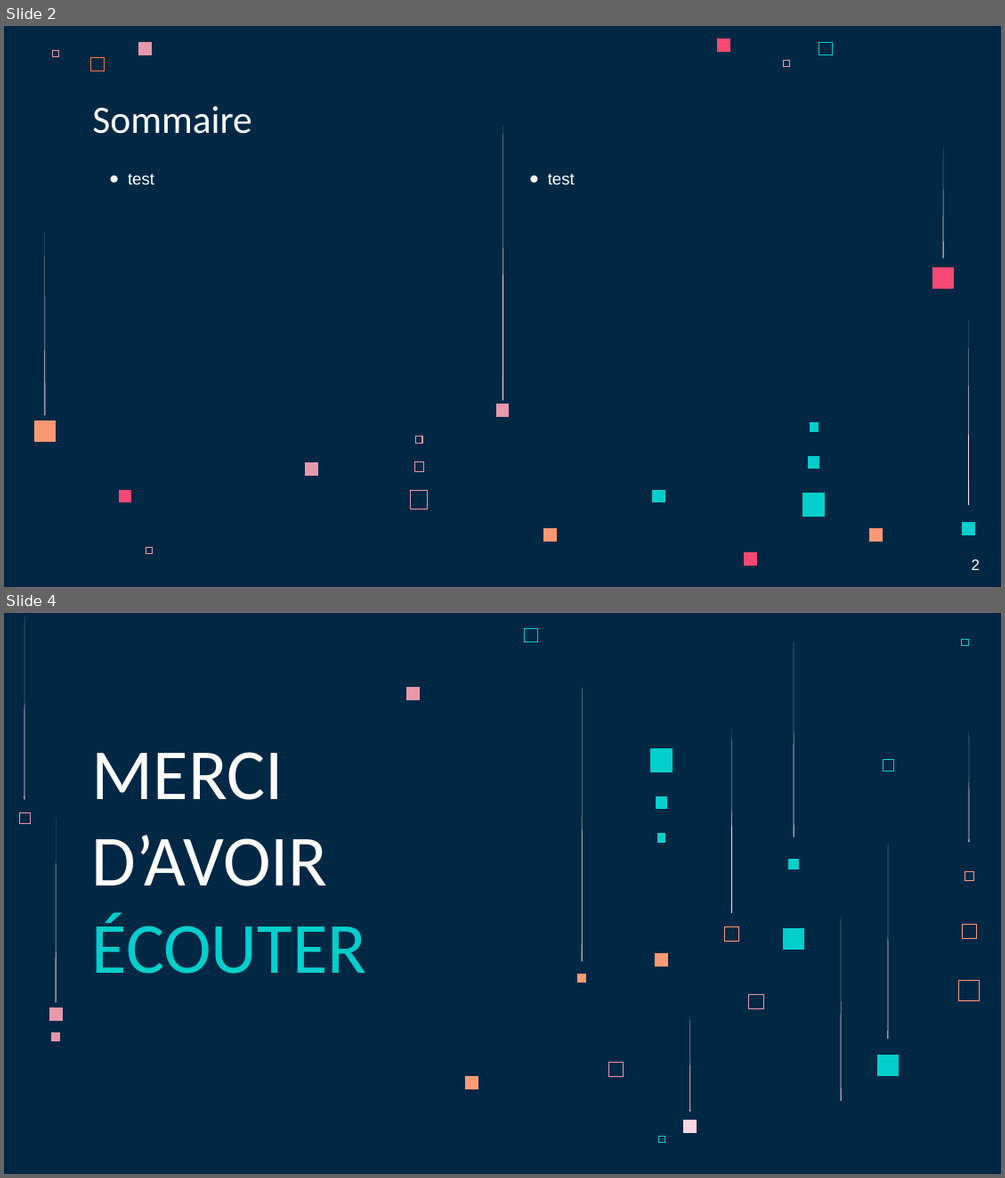
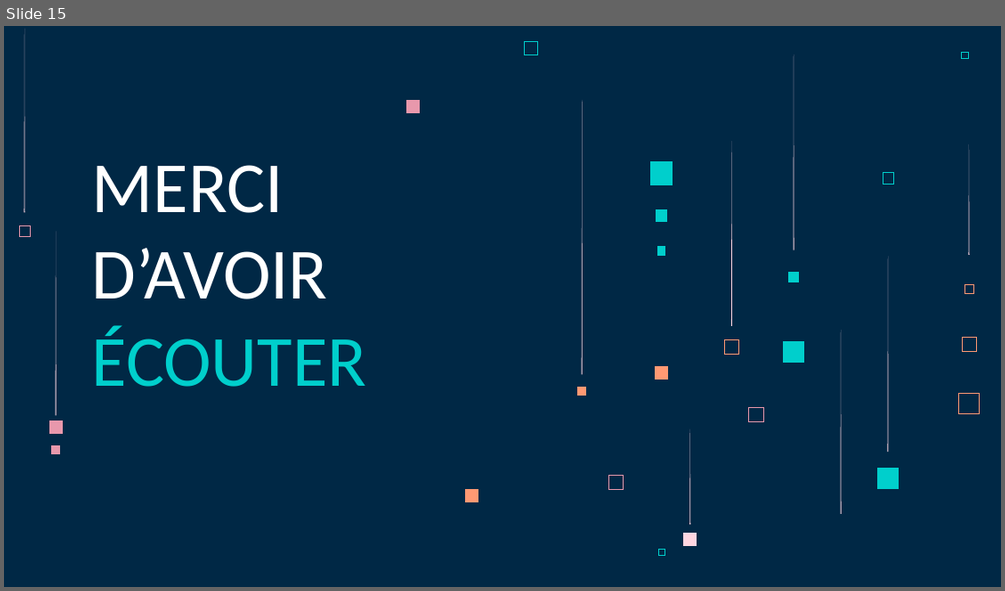
Before and after one commit to LoicSERRE/Projet-annuel-BUT3, a slide deck: Revue de projet/Diapo revue de projet.pptx. Shown one above the other, each under a label of ours: slides 2 and 4 before the commit, slide 15 after it; the slides between them are not shown. The pictures are 1005x1178 and 1005x591 pixels, drawn with LibreOffice and Linux fonts; fonts in the diff are those of the drawing. Boxes give left, top, right and bottom in pixels: in the first picture for what was removed or moved away, otherwise in the second. Text is boxed around its words. In the diff, an @@ line names an element or a change of style, - is before the commit and + after.

```diff
--- a/Revue de projet/Diapo revue de projet.pptx
+++ b/Revue de projet/Diapo revue de projet.pptx
@@ slide 2 removed at (4, 26, 1001, 587), background #002845 @@
@@ freeform shape removed at (52, 51, 57, 57) @@
@@ freeform shape removed at (138, 42, 152, 54) @@
@@ freeform shape removed at (717, 39, 729, 52) @@
@@ freeform shape removed at (818, 42, 832, 54) @@
@@ freeform shape removed at (90, 58, 104, 70) @@
@@ freeform shape removed at (783, 60, 788, 66) @@
@@ title removed at (92, 106, 251, 134) @@
-Sommaire
@@ freeform shape removed at (502, 126, 503, 401) @@
@@ freeform shape removed at (943, 148, 944, 258) @@
@@ text removed at (128, 174, 154, 184) @@
-● test
@@ text removed at (548, 174, 574, 184) @@
-● test
@@ freeform shape removed at (45, 232, 46, 416) @@
@@ freeform shape removed at (933, 267, 954, 289) @@
@@ freeform shape removed at (968, 321, 969, 506) @@
@@ freeform shape removed at (34, 421, 55, 442) @@
@@ freeform shape removed at (495, 403, 509, 417) @@
@@ freeform shape removed at (809, 422, 818, 432) @@
@@ freeform shape removed at (416, 435, 422, 443) @@
@@ freeform shape removed at (304, 463, 317, 475) @@
@@ freeform shape removed at (414, 461, 424, 472) @@
@@ freeform shape removed at (808, 456, 818, 468) @@
@@ freeform shape removed at (119, 490, 131, 502) @@
@@ freeform shape removed at (411, 491, 428, 509) @@
@@ freeform shape removed at (652, 490, 665, 502) @@
@@ freeform shape removed at (802, 492, 825, 516) @@
@@ freeform shape removed at (543, 528, 556, 541) @@
@@ freeform shape removed at (869, 528, 882, 541) @@
@@ freeform shape removed at (962, 522, 975, 534) @@
@@ freeform shape removed at (146, 548, 152, 553) @@
@@ freeform shape removed at (744, 552, 757, 565) @@
@@ text removed at (971, 559, 980, 570) @@
-2
@@ what was slide 4 is now slide 15 @@
```
Also in this commit, not shown: 2 slides changed, 12 slides added.
